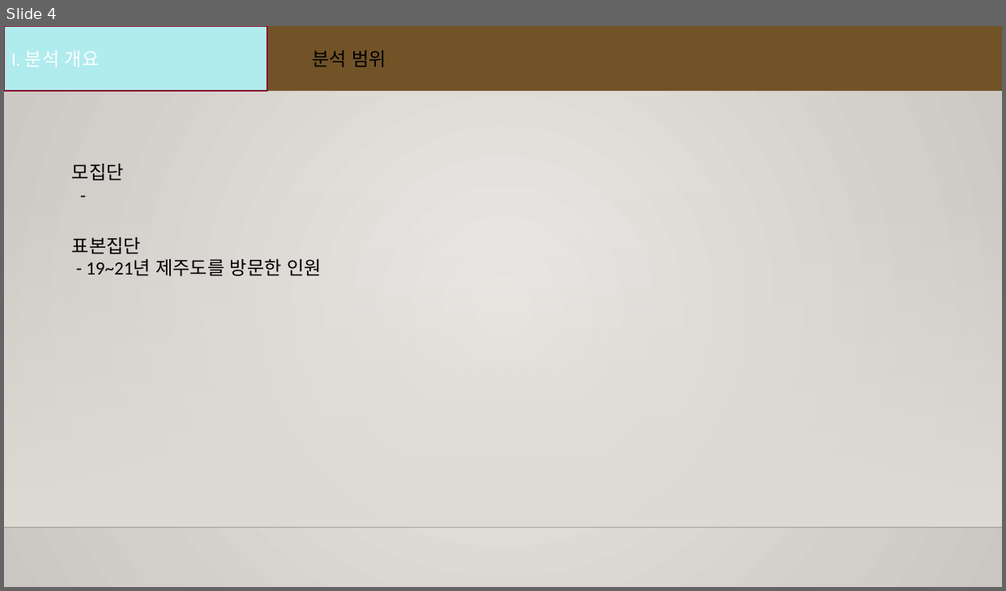
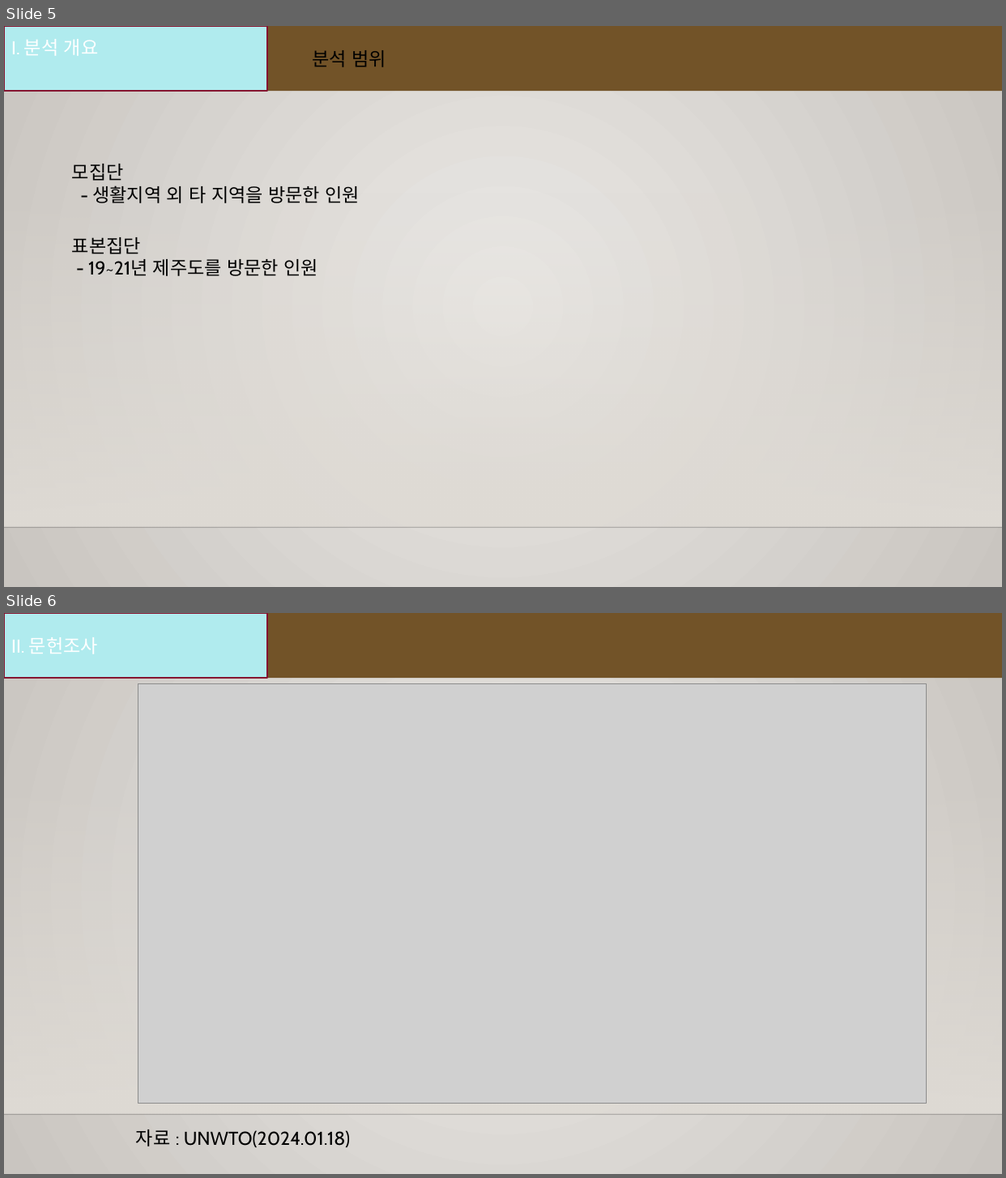
Before and after one commit to hyk2202/semi_project_2, a slide deck: Semi project.pptx. Shown one above the other, each under a label of ours: slide 4 before the commit, slides 5 and 6 after it. The pictures are 1006x591 and 1006x1178 pixels, drawn with LibreOffice and Linux fonts; fonts in the diff are those of the drawing; grey boxes stand for pictures; background and template pictures are left out. Boxes give left, top, right and bottom in pixels: in the first picture for what was removed or moved away, otherwise in the second. Text is boxed around its words. In the diff, an @@ line names an element or a change of style, - is before the commit and + after.

```diff
--- a/Semi project.pptx
+++ b/Semi project.pptx
@@ slide 6 added at (x1=4, y1=613, x2=1002, y2=1174), background gradient #EBE9E6 to #C9C5C0; not listed: 2 template elements that a slide beside it also shows @@
@@ rectangle added at (x1=4, y1=613, x2=1002, y2=678), fill #725328 @@
@@ rectangle added at (x1=4, y1=613, x2=267, y2=678), fill #B0EBEE, outline #851530 1.25 pt, 18 pt, text #FFFFFF @@
+II. 문헌조사
@@ picture added at (x1=138, y1=683, x2=927, y2=1103) @@
@@ text added at (x1=136, y1=1130, x2=350, y2=1148), 18 pt, text #000000 @@
+  자료 : UNWTO(2024.01.18)
@@ what was slide 4 is now slide 5 @@
@@ slide 5 changed as well @@
@@ background gradient #ECEAE7 to #CAC7C1 to gradient #EBE9E6 to #C9C5C0 @@
@@ rectangle "I. 분석 개요" at (x1=4, y1=26, x2=267, y2=91): font Calibri to Cabin; outline #871631 1.25 pt to #851530 1.25 pt @@
@@ text added at (x1=72, y1=164, x2=360, y2=203), 18 pt, text #000000 @@
+모집단
+- 생활지역 외 타 지역을 방문한 인원
@@ text "표본집단" at (x1=72, y1=237, x2=319, y2=276): font Calibri to Cabin @@
```
Also in this commit, not shown: 5 other slides changed, 18 other slides added, 9 other files.
